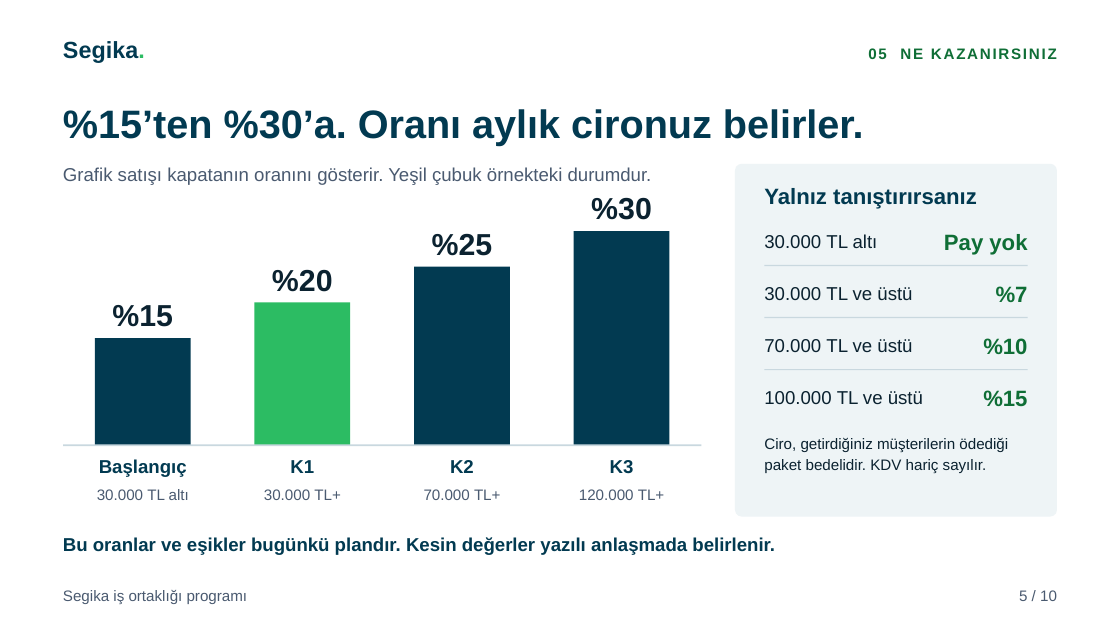
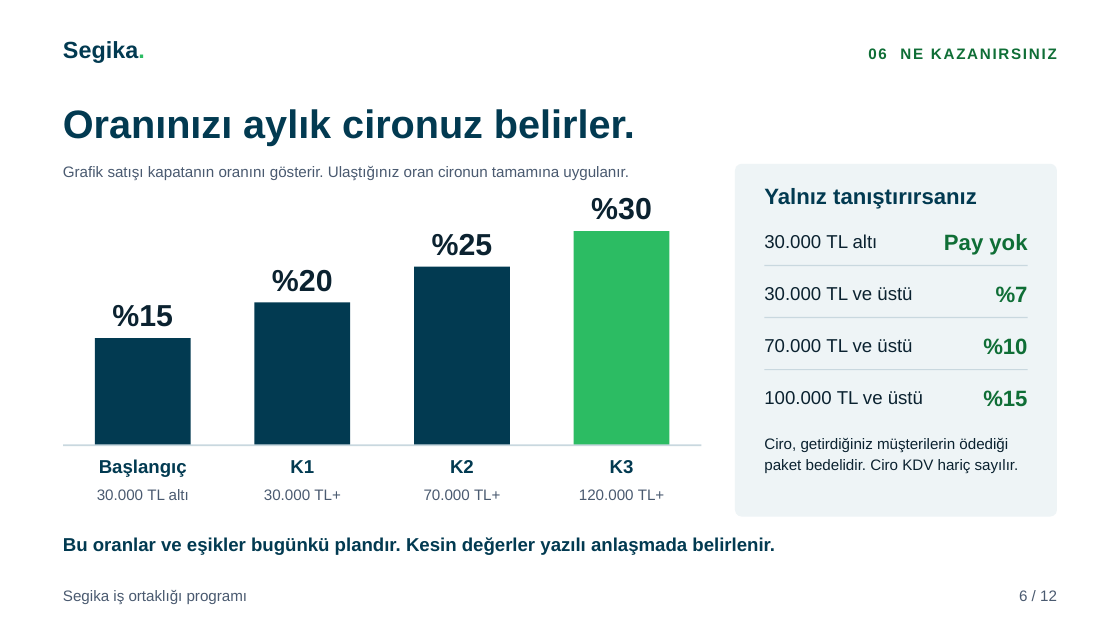
Before and after one commit to karacaismail/19ekim, a slide deck: slide 6 of public/indir/segika/segika-is-ortakligi-sunum.pptx (slide 5 before the commit). Drawn at 1120x630 pixels with LibreOffice and Linux fonts; fonts in the diff are those of the drawing. Boxes give left, top, right and bottom in pixels: in the first picture for what was removed or moved away, otherwise in the second. Text is boxed around its words. In the diff, an @@ line names an element or a change of style, - is before the commit and + after.

Commit message:
Segika setini 2. revizyona göre yeniden üret
Üç dosyaya fotoğraflı kapak eklendi. Üç dosya da 12 sayfadır.
Örnekler 100 çalışan üzerinden kuruldu. Fiyatlar 6.250 TL,
5.400 TL ve 8.900 TL oldu. Aylık satış sayfası kümülatif
kazancı gösterir. Yıllık sayfa seviyeleri ve 4 yıllık payı
gösterir. Kadrolu uzman yolu çıkarıldı. Mevcut müşterinin ayrı
sayfası var. Koşullar karşılıklı taahhüt diliyle yazıldı.
Kapak fotoğrafı Pexels lisanslıdır. Kaynağı README dosyasındadır.

```diff
--- a/public/indir/segika/segika-is-ortakligi-sunum.pptx
+++ b/public/indir/segika/segika-is-ortakligi-sunum.pptx
@@ text at (63,109,635,146): text changed @@
-%15’ten %30’a. Oranı aylık cironuz belirler.
+Oranınızı aylık cironuz belirler.
@@ text at (63,166,629,180): text changed; size 16 to 13 pt @@
-Grafik satışı kapatanın oranını gösterir. Yeşil çubuk örnekteki durumdur.
+Grafik satışı kapatanın oranını gösterir. Ulaştığınız oran cironun tamamına uygulanır.
@@ rectangle at (574,231,670,445): fill #023A51 to #2CBC63 @@
@@ rectangle at (255,302,350,445): fill #2CBC63 to #023A51 @@
@@ text at (764,438,1019,474): text changed @@
-Ciro, getirdiğiniz müşterilerin ödediği paket bedelidir. KDV hariç sayılır.
+Ciro, getirdiğiniz müşterilerin ödediği paket bedelidir. Ciro KDV hariç sayılır.
@@ text at (1019,590,1057,601): text changed @@
-5 / 10
+6 / 12
```
Also in this commit, not shown: 3 other slides changed, 8 slides added, 6 slides removed, 52 other files.
